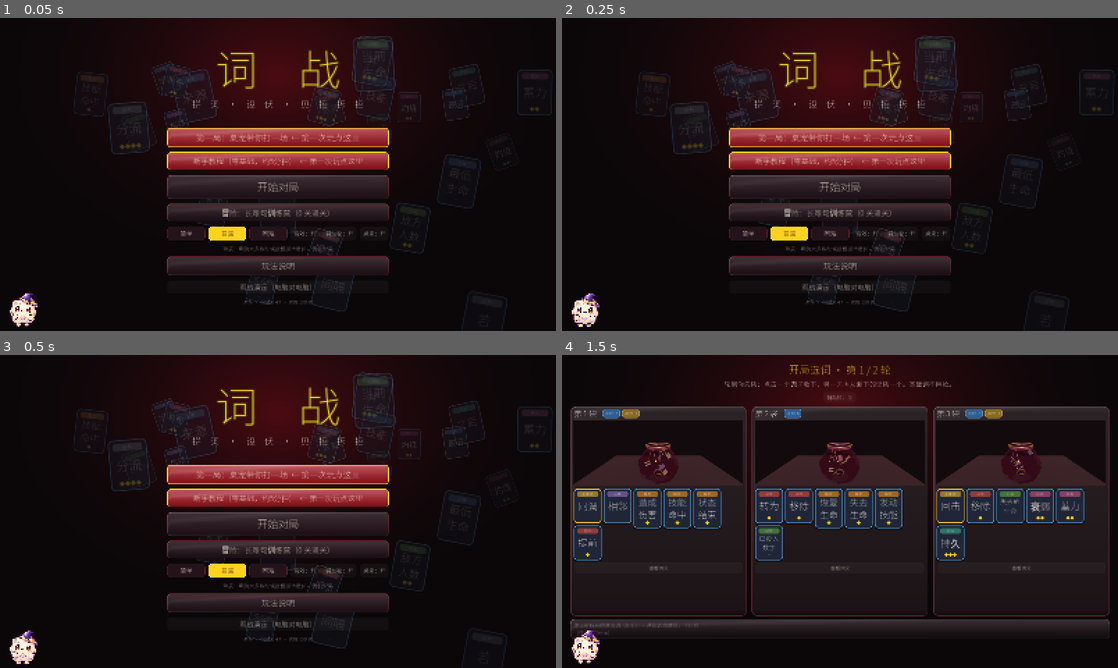
Above: before the commit, frames 1-4 (two rows, left to right).
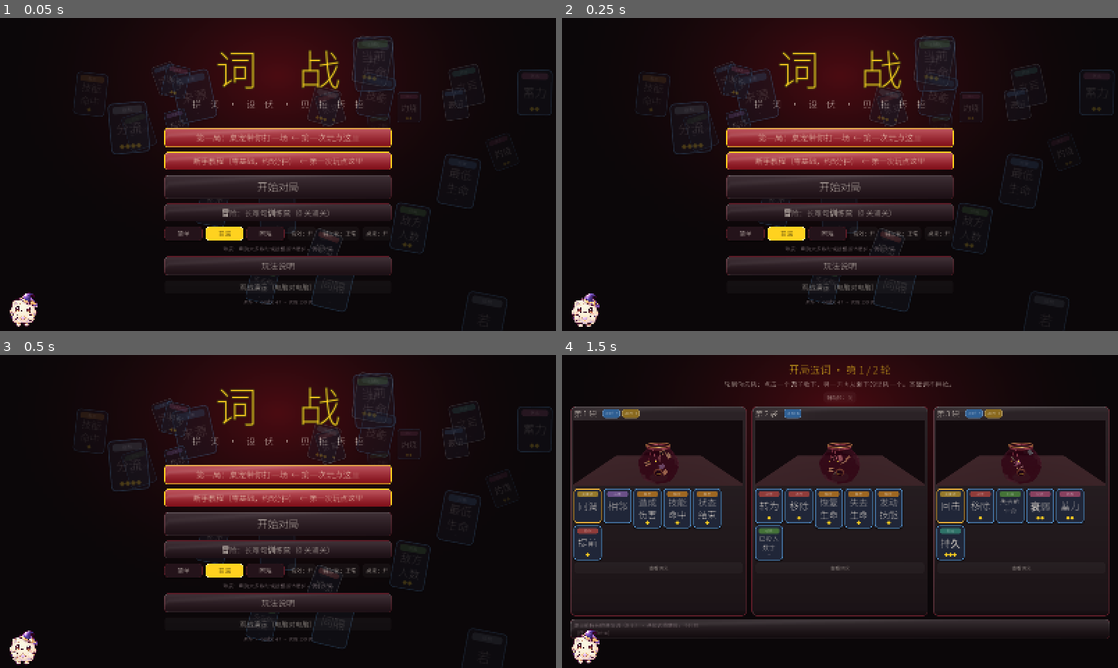
Above: after the commit, the same moments.

Repository: ljq15611703653-ship-it/word-combat
Game: Godot game, scene res://scenes/main.tscn
The game is run twice, just before and just after one commit, with the same random seed, the same clock (stepped at 60 frames per second) and the same inputs.
Inputs:
- Up to frame 1 (0.05 s): no input
- Up to frame 2 (0.25 s): no input
- Up to frame 3 (0.5 s): no input
- Up to frame 4 (1.5 s): click "开始对局" at 0.5 s; click "辅助轮：开" at 1.25 s

The runs differ from the first frame. In frame 1, 0.8% of the frame differs, in the area x 29-71%, y 35-83%; in frame 2, 0.8%; in frame 3, 0.8%; in frame 4, nothing differs.

Commit message:
Assist wheel two tiers (normal / hand-holding): per-bag analysis, per-unit recommended sentences, foe-act advice; AI lookahead for blind first mover (unpushed)

Diff:
--- a/godot/scripts/game/duel.gd
+++ b/godot/scripts/game/duel.gd
@@ -388,6 +388,45 @@
 		opening_idx = open_done[0]
 		opening_total = OPEN_PICKS
 
+# 手把手辅助轮：给我方一个随从推荐几句（用电脑同一套估值）。返回 [{sk, act, name, text, cost, foe_loss, my_loss, note}]
+func recommend(uid: int, n: int = 3) -> Array:
+	var u := E._u(st, uid)
+	if u.is_empty():
+		return []
+	var enemy_list: Array = []
+	var blind: bool = declare_order[0] == 0
+	if not blind:
+		enemy_list = declared[1].duplicate(true)
+	var ap_left: int = E.available_ap(st, 0, declared[0])
+	var scan := _scan_unit(0, u, enemy_list, declared[0], avail_words(0), ap_left, _mood(0), 8, 2)
+	var before := _hp_sums(Ai._sim(st, enemy_list + declared[0]))
+	var out: Array = []
+	var seen := {}
+	for c in scan.list:
+		var key := str(c.sk.get("template", "")) + "|" + str(int(c.sk.cost))
+		if seen.has(key):
+			continue
+		seen[key] = true
+		var sid := E.add_round_skill(st, uid, c.sk)       # 扫描时登记的句子已经撤掉，这里重新登记再推演
+		var act2: Dictionary = c.act.duplicate(true)
+		act2.sid = sid
+		var after := _hp_sums(Ai._sim(st, enemy_list + declared[0] + [act2]))
+		E.remove_round_skill(st, uid, sid)
+		var foe_loss: int = int(before[1]) - int(after[1])
+		var my_loss: int = int(before[0]) - int(after[0])
+		out.append({"sk": c.sk, "act": c.act, "name": str(c.sk.get("name", "")), "text": str(c.sk.get("text", "")), "cost": int(c.sk.cost), "foe_loss": foe_loss, "my_loss": my_loss, "foe_after": int(after[1]), "my_after": int(after[0]), "foe_before": int(before[1]), "my_before": int(before[0]),
+			"note": "（对手还没出招，按它不动估算）" if blind else ""})
+		if out.size() >= n:
+			break
+	return out
+
+func _hp_sums(c: Dictionary) -> Array:
+	var r := [0, 0]
+	for s2 in 2:
+		for x in c.sides[s2].units:
+			r[s2] += int(x.hp) if int(x.down_round) == -1 else 0
+	return r
+
 func public_deck(_side: int) -> Dictionary:
 	return {"units": []}
 
@@ -534,6 +573,11 @@
 	return out
 
 # ---------------------------------------------------------------- 电脑：现场拼
+static var LOOKAHEAD := true          # 盲拼的先手也会“想对手会怎么应对”
+static var LOOK_TOP := 3              # 先手每个随从只对前几名候选做应对推演
+static var RESP_CAND := 5             # 推演对手应对时，对手每个随从比较几句候选
+static var RESP_PICKS := 2
+
 func ai_declare(side: int = -1) -> void:
 	if side == -1:
 		side = declare_side()
@@ -541,35 +585,46 @@
 		_scripted_foe(side)
 		return
 	var enemy_list: Array = []
-	if side != declare_order[0] and not BLIND_SECOND:
+	var blind: bool = side == declare_order[0] or BLIND_SECOND
+	if not blind:
 		enemy_list = declared[1 - side].duplicate(true)
 	var avail := avail_words(side)
 	var order: Array = E.alive_units(st, side)
 	order.sort_custom(func(a, b): return int(a.hp) > int(b.hp))
 	var mood := _mood(side)
+	var stl: Dictionary = STYLE[personas[side]]
 	for u in order:
 		var ap_left: int = E.available_ap(st, side, declared[side])
 		if ap_left < 8:
 			break
-		var stl: Dictionary = STYLE[personas[side]]
-		var base_acts: Array = enemy_list + declared[side]
-		var base_v := _eval(base_acts, side)
+		var scan := _scan_unit(side, u, enemy_list, declared[side], avail, ap_left, mood, CAND_MAX, START_PICKS)
+		var base_v: float = scan.base
 		var best: Dictionary = {}
 		var best_v := base_v + 0.6
-		for sk in _candidates(side, avail, ap_left, mood):
-			var sid := E.add_round_skill(st, int(u.uid), sk)
-			var tried := 0
-			for a in Ai.enumerate_actions(st, side, enemy_list, START_PICKS, declared[side]):
-				if a.is_empty() or int(a.sid) != sid:
-					continue
-				tried += 1
-				var v := _eval(base_acts + [a], side) + rng.randf() * 1.2
+		if blind and LOOKAHEAD and not scan.list.is_empty():
+			# 先手：不知道对手会怎么应对，就推演一下——前几名候选各让对手“看到后”应对一次，按应对之后的局面打分
+			var resp0 := _respond(1 - side, declared[side])
+			base_v = _eval(declared[side] + resp0.acts, side)
+			_cleanup_resp(resp0)
+			best_v = base_v + 0.6
+			var top: Array = scan.list.slice(0, LOOK_TOP)
+			for c in top:
+				var sid := E.add_round_skill(st, int(u.uid), c.sk)
+				var act: Dictionary = c.act.duplicate(true)
+				act.sid = sid
+				var mine: Array = declared[side] + [act]
+				var resp := _respond(1 - side, mine)
+				var v := _eval(mine + resp.acts, side) + rng.randf() * 0.6
+				_cleanup_resp(resp)
+				E.remove_round_skill(st, int(u.uid), sid)
 				if v > best_v:
 					best_v = v
-					best = {"skill": sk, "act": a, "uid": int(u.uid)}
-				if tried >= START_PICKS:
-					break
-			E.remove_round_skill(st, int(u.uid), sid)
+					best = {"skill": c.sk, "act": c.act, "uid": int(u.uid)}
+		else:
+			for c in scan.list:
+				if float(c.v) > best_v:
+					best_v = float(c.v)
+					best = {"skill": c.sk, "act": c.act, "uid": int(u.uid)}
 		if best.is_empty():
 			continue
 		# 取舍：这一句赚得不够多，就把行动点攒着，留给后面更大的句子
@@ -582,6 +637,60 @@
 		if err == "":
 			avail = avail_words(side)
 	declare_done[side] = true
+
+# 一个随从所有候选句的打分（按分数从高到低），以及什么都不做的基准分
+func _scan_unit(side: int, u: Dictionary, enemy_list: Array, mine_decl: Array, avail: Dictionary, ap_left: int, mood: Dictionary, cand_max: int, picks: int) -> Dictionary:
+	var base_acts: Array = enemy_list + mine_decl
+	var out := {"base": _eval(base_acts, side), "list": []}
+	var saved := CAND_MAX
+	CAND_MAX = cand_max
+	var cands := _candidates(side, avail, ap_left, mood)
+	CAND_MAX = saved
+	for sk in cands:
+		var sid := E.add_round_skill(st, int(u.uid), sk)
+		var tried := 0
+		for a in Ai.enumerate_actions(st, side, enemy_list, picks, mine_decl):
+			if a.is_empty() or int(a.sid) != sid:
+				continue
+			tried += 1
+			out.list.append({"sk": sk, "act": a, "v": _eval(base_acts + [a], side) + rng.randf() * 1.2})
+			if tried >= picks:
+				break
+		E.remove_round_skill(st, int(u.uid), sid)
+	out.list.sort_custom(func(x, y): return float(x.v) > float(y.v))
+	return out
+
+# 假设对手（resp_side）看到了 first_acts，它会怎么应对：返回 {acts, sids:[[uid,sid]]}，用完要 _cleanup_resp
+func _respond(resp_side: int, first_acts: Array) -> Dictionary:
+	var res := {"acts": [], "sids": []}
+	var avail := avail_words(resp_side)
+	var order: Array = E.alive_units(st, resp_side)
+	order.sort_custom(func(a, b): return int(a.hp) > int(b.hp))
+	var mood := _mood(resp_side)
+	var stl: Dictionary = STYLE[personas[resp_side]]
+	for u in order:
+		var ap_left: int = E.available_ap(st, resp_side, res.acts)
+		if ap_left < 8:
+			break
+		var scan := _scan_unit(resp_side, u, first_acts, res.acts, avail, ap_left, mood, RESP_CAND, RESP_PICKS)
+		if scan.list.is_empty():
+			continue
+		var c: Dictionary = scan.list[0]
+		if float(c.v) - float(scan.base) < 0.6 + float(stl.hold) * _hold_scale(resp_side, ap_left):
+			continue
+		var sid := E.add_round_skill(st, int(u.uid), c.sk)
+		var act: Dictionary = c.act.duplicate(true)
+		act.sid = sid
+		res.acts.append(act)
+		res.sids.append([int(u.uid), sid])
+		for w in c.sk.words:
+			if avail.has(w):
+				avail[w] = int(avail[w]) - 1
+	return res
+
+func _cleanup_resp(r: Dictionary) -> void:
+	for pair in r.sids:
+		E.remove_round_skill(st, int(pair[0]), int(pair[1]))
 
 # 候选句：按路线挑出“词够的”，数字放大几档（受行动点限制），再按权重抽出若干
 # 教程里的对手：第 1 轮站着不动；之后每轮用一个随从打你的第一个随从，让你练“见招拆招”
--- a/godot/scripts/ui/battle_screen.gd
+++ b/godot/scripts/ui/battle_screen.gd
@@ -449,17 +449,27 @@
 	pop.set_anchors_and_offsets_preset(Control.PRESET_FULL_RECT)
 	add_child(pop)
 	var ap: int = E.available_ap(m.st, 0, m.declared[0])
-	pop.setup(str(u.name), m.avail_words(0), ap, m.cooling_words(0))
+	var recs: Array = []
+	if Settings.coach and Settings.coach_detail and m.has_method("recommend"):
+		recs = m.recommend(uid, 3)
+	pop.setup(str(u.name), m.avail_words(0), ap, m.cooling_words(0), [], recs)
 	pop.cancelled.connect(func(): pop.queue_free())
 	pop.composed.connect(func(sk):
 		var r: Dictionary = m.stage_sentence(uid, sk)
 		if r.has("err"):
 			toast(str(r.err), K.RED)
 			return
+		var rec: Dictionary = pop.picked_rec
 		pop.queue_free()
 		_clear_selection()
 		_rebuild_hand()
-		_select_skill(int(r.sid)))
+		_select_skill(int(r.sid))
+		# 手把手：用了推荐句子且没改动，就把电脑推荐的目标和时间一起预填
+		if not rec.is_empty() and str(rec.sk.get("text", "")) == str(sk.get("text", "")):
+			sel_choices = rec.act.choices.duplicate(true)
+			sel_start = int(rec.act.start)
+			_advance_picking()
+			_render_action_panel())
 
 func _skill_reason(sk: Dictionary, u: Dictionary, ap: int) -> String:
 	for d in m.declared[0]:
@@ -573,6 +583,8 @@
 		col.add_child(chip)
 		for a in foe_acts:
 			col.add_child(K.wrap_label(_describe_act(a).replace("\n", "   "), 14, K.TEXT))
+		if Settings.coach and Settings.coach_detail:
+			col.add_child(K.wrap_label("手把手提示：被点名要挨打的随从可以拼【减伤】或【改道/回敬】（起手时间要不晚于对手出招的那一秒）；也可以抢在它出手之前先打倒它。不会拼就点【拼这一句】里的推荐。", 14, K.GREEN))
 		banner.add_child(box)
 	elif m.declare_order[0] == 0:
 		var box2 := K.panel(Color("1f2a3a"), K.BLUE, 8, 1)
--- a/godot/scripts/ui/draft_screen.gd
+++ b/godot/scripts/ui/draft_screen.gd
@@ -154,6 +154,22 @@
 	for w in sorted:
 		flow.add_child(K.word_card(w, 1, -1, Vector2(80, 100)))
 	v.add_child(flow)
+	if Settings.coach and Settings.coach_detail:
+		var lines: Array = []
+		var base_av: Dictionary = m.avail_words(0) if m.has_method("avail_words") else Coach.free_words(m.pools[0], m.decks[0])
+		var after_av: Dictionary = base_av.duplicate()
+		for w in bag:
+			after_av[w] = int(after_av.get(w, 0)) + 1
+		var rb: Array = Coach.route_status(base_av)
+		var ra: Array = Coach.route_status(after_av)
+		for k in rb.size():
+			if int(rb[k].n) > 0 and int(ra[k].n) == 0:
+				lines.append("✔ 拿了就能拼：%s（%s）" % [str(ra[k].name), str(ra[k].role)])
+			elif int(ra[k].n) < int(rb[k].n) and int(ra[k].n) <= 2:
+				lines.append("◦ 再差一点：%s，还缺 %s" % [str(ra[k].name), str(Coach._missing_text(ra[k].missing))])
+		if lines.is_empty():
+			lines.append("这袋暂时拼不出现成的路线，但可能配合以后的词。")
+		v.add_child(K.wrap_label("\n".join(lines.slice(0, 5)), 13, K.GREEN))
 	var more := K.button("查看词义", "ghost", 14)
 	more.custom_minimum_size = Vector2(0, 28)
 	more.pressed.connect(func(): _show_detail(i))
--- a/godot/scripts/ui/duel_compose.gd
+++ b/godot/scripts/ui/duel_compose.gd
@@ -9,6 +9,7 @@
 const Lex = preload("res://scripts/core/lexicon.gd")
 const Sfx = preload("res://scripts/ui/sfx.gd")
 const Tut = preload("res://scripts/tutorial/tutorial.gd")
+const S = preload("res://scripts/compose/sentence.gd")
 
 signal composed(skill)
 signal cancelled()
@@ -17,9 +18,10 @@
 var info: Label
 var btn_ok: Button
 var cur_skill: Dictionary = {}
+var picked_rec: Dictionary = {}          # 手把手模式：点了哪条推荐（目标、时间用它预填）
 var _unit_name := ""
 
-func setup(unit_name: String, avail: Dictionary, ap: int, cooling: Dictionary, init_tokens: Array = []) -> void:
+func setup(unit_name: String, avail: Dictionary, ap: int, cooling: Dictionary, init_tokens: Array = [], recs: Array = []) -> void:
 	_unit_name = unit_name
 	K.clear_children(self)
 	var dim := ColorRect.new()
@@ -50,6 +52,26 @@
 	cancel.pressed.connect(func(): cancelled.emit())
 	head.add_child(cancel)
 	v.add_child(head)
+	if not recs.is_empty():
+		var rbox := K.panel(Color("14261c"), K.GREEN.darkened(0.2), 10, 1)
+		var rv := K.vbox(4)
+		rbox.add_child(rv)
+		rv.add_child(K.label("手把手：电脑帮你算了几句，点一句就填进拼句台，你可以再改", 15, K.GREEN))
+		for r in recs:
+			var line := K.hbox(8)
+			var txt := "【%s】行动点 %d · %s" % [str(r.name), int(r.cost), str(r.text)]
+			var info_t := "不拼这句：我方剩 %d 生命、对手剩 %d；拼这句：我方剩 %d、对手剩 %d。%s" % [int(r.my_before), int(r.foe_before), int(r.my_after), int(r.foe_after), str(r.note)]
+			var lb := K.wrap_label(txt + "\n" + info_t, 14, K.TEXT)
+			lb.size_flags_horizontal = Control.SIZE_EXPAND_FILL
+			line.add_child(lb)
+			var use := K.button("填入", "normal", 15)
+			var rr: Dictionary = r
+			use.pressed.connect(func():
+				picked_rec = rr
+				composer.setup(avail, S.tokens_of_skill(rr.sk.nodes)))
+			line.add_child(use)
+			rv.add_child(line)
+		v.add_child(rbox)
 	composer = Composer.new()
 	composer.size_flags_horizontal = Control.SIZE_EXPAND_FILL
 	composer.size_flags_vertical = Control.SIZE_EXPAND_FILL
--- a/godot/scripts/ui/settings.gd
+++ b/godot/scripts/ui/settings.gd
@@ -5,6 +5,7 @@
 static var level := 1      # 0 简单  1 普通  2 困难
 static var muted := false
 static var coach := true        # 辅助轮（教练提示与自动组合）
+static var coach_detail := false  # 辅助轮的第二档“手把手”：大量信息、推荐句子一键用
 static var tutorial_done := false
 static var first_match_done := false
 static var stack_taught := false          # 小词是否已经讲过“叠层状态会成长”
@@ -29,6 +30,7 @@
 		level = clampi(int(cf.get_value("game", "level", 1)), 0, 2)
 		muted = bool(cf.get_value("audio", "muted", false))
 		coach = bool(cf.get_value("game", "coach", true))
+		coach_detail = bool(cf.get_value("game", "coach_detail", false))
 		tutorial_done = bool(cf.get_value("game", "tutorial_done", false))
 		first_match_done = bool(cf.get_value("game", "first_match_done", false))
 		var raw := str(cf.get_value("adventure", "cleared", ""))
@@ -43,6 +45,7 @@
 	cf.set_value("game", "level", level)
 	cf.set_value("audio", "muted", muted)
 	cf.set_value("game", "coach", coach)
+	cf.set_value("game", "coach_detail", coach_detail)
 	cf.set_value("game", "tutorial_done", tutorial_done)
 	cf.set_value("game", "first_match_done", first_match_done)
 	cf.set_value("adventure", "cleared", ",".join(adv_cleared.map(func(x): return str(x))))
--- a/godot/scripts/ui/title_screen.gd
+++ b/godot/scripts/ui/title_screen.gd
@@ -98,12 +98,21 @@
 		Settings.save_all()
 		snd.text = "音效：关" if Settings.muted else "音效：开")
 	lv_row.add_child(snd)
-	var cbtn := K.button("辅助轮：开" if Settings.coach else "辅助轮：关", "ghost", 16)
-	cbtn.tooltip_text = "抽词/构筑时给出路线提示，并提供“自动组合”“换一批”。纯新手建议打开。"
+	var coach_text := func() -> String:
+		return "辅助轮：关" if not Settings.coach else ("辅助轮：手把手" if Settings.coach_detail else "辅助轮：正常")
+	var cbtn := K.button(coach_text.call(), "ghost", 16)
+	cbtn.tooltip_text = "正常：给路线提示和拼句建议。手把手：每袋词会告诉你能拼出什么，每个随从会给出推荐句子（一键用），并说明对手的招该怎么应对。纯新手选手把手。"
 	cbtn.pressed.connect(func():
-		Settings.coach = not Settings.coach
+		if not Settings.coach:
+			Settings.coach = true
+			Settings.coach_detail = false
+		elif not Settings.coach_detail:
+			Settings.coach_detail = true
+		else:
+			Settings.coach = false
+			Settings.coach_detail = false
 		Settings.save_all()
-		cbtn.text = "辅助轮：开" if Settings.coach else "辅助轮：关")
+		cbtn.text = coach_text.call())
 	lv_row.add_child(cbtn)
 	var pbtn := K.button("桌宠：开" if Settings.pet else "桌宠：关", "ghost", 16)
 	pbtn.tooltip_text = "小词会在你拼技能、准备出招时评价这一招（新手引导里它总会出现）。"
--- a/godot/tests/t_shot.gd
+++ b/godot/tests/t_shot.gd
@@ -8,6 +8,9 @@
 	var main = load("res://scenes/main.tscn").instantiate()
 	root.add_child(main)
 	await create_timer(0.5).timeout
+	const Settings = preload("res://scripts/ui/settings.gd")
+	Settings.coach = true
+	Settings.coach_detail = true
 	main._new_duel(3, true)
 	var last := ""
 	var n := 0
